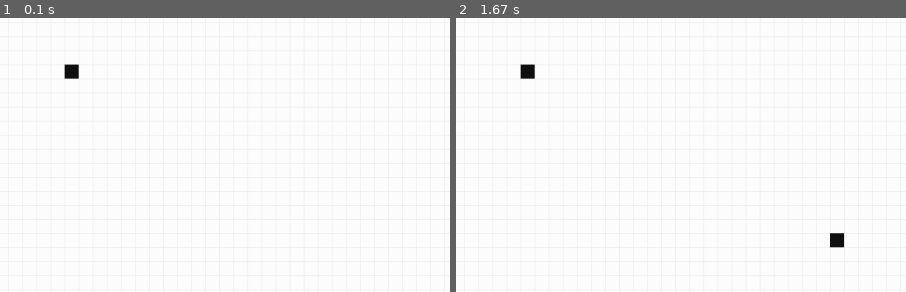
Above: before the commit, frames 1-2 (left to right).
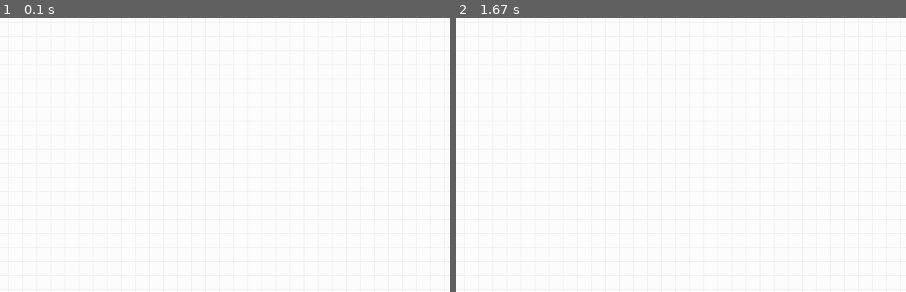
Above: after the commit, the same moments.

Repository: SchArthur/py_game_of_life
Game: pygame game, started from life.py
Two runs of this game, one before a commit and one after it. Both use one fixed random seed, a clock stepped at 60 frames per second and the inputs below.
Inputs (mouse positions are % of the whole screen's width and height, from its top left):
- Up to frame 1 (0.1 s): no input
- Up to frame 2 (1.67 s): tap Space at 0.33 s; click (50, 57) at 0.72 s
The pictures show only the part of the screen within x 8-58%, y 17-67%; the shares and areas given below are measured in that part.
The window is 900x506 before the commit and 900x548 after it. Grey fills any space a smaller window leaves; there, only what the larger window draws over its background counts as a difference.

The runs differ from the first frame. In frame 1, 0.2% of the frame differs, in the area x 14-18%, y 16-23%; in frame 2, 0.4%, in the area x 14-87%, y 16-84%.

Commit message:
ajout des conditions du jeu de la vie

Diff:
--- a/cell.py
+++ b/cell.py
@@ -1,9 +1,67 @@
 import pygame
 
+class cellGrid:
+    def __init__(self, width, height,tilesize):
+        self.cell_list = {}
+        for i in range(width//tilesize):
+            for j in range(height//tilesize):
+                self.cell_list[str(str(i) + ',' + str(j))] = newCell((i,j), False)
+    def returnList(self):
+        return self.cell_list
+
+    def UpdateAll(self):
+        for key in self.cell_list:
+            self.Update(self.cell_list[key])
+        for key in self.cell_list:
+            if self.cell_list[key].willDie:
+                self.cell_list[key].isAlive = False
+                self.cell_list[key].willDie = False
+            if self.cell_list[key].willLive:
+                self.cell_list[key].isAlive = True
+                self.cell_list[key].willLive = False
+
+    def Update(self, cell):
+        neighboorsAlive = 0
+        cell_pos = cell.getCoords()
+        for i in range(-1,2):
+            for j in range(-1,2):
+                if ((i != 0) or (j != 0)):
+                    try:
+                        if self.cell_list[str(str(i + cell_pos[0]) + ',' + str(j + cell_pos[1]))].isAlive:
+                            neighboorsAlive += 1
+                    except:
+                        neighboorsAlive +=0
+
+        # LIFE RULES
+        if cell.isAlive:
+            if neighboorsAlive < 2:
+                cell.willDie = True
+            elif 2 <= neighboorsAlive <= 3:
+                cell.willDie = False
+            elif neighboorsAlive > 3:
+                cell.willDie = True
+        else:
+            if neighboorsAlive == 3:
+                cell.willLive = True
+
 class newCell:
-    def __init__(self, coords) -> None:
+    def __init__(self, coords, isAlive):
+        self.willDie = False
+        self.willLive = False
         self.coords = coords
-        pass
+        self.isAlive = isAlive
+
     def draw(self, screen, tileSize, color = '#111111'):
-        cell_rect = pygame.Rect(self.coords[0]*tileSize, self.coords[1]*tileSize, tileSize, tileSize)
-        pygame.draw.rect(screen, color, cell_rect)
+        if self.isAlive:
+            cell_rect = pygame.Rect(self.coords[0]*tileSize, self.coords[1]*tileSize, tileSize, tileSize)
+            pygame.draw.rect(screen, color, cell_rect)
+
+    def getCoords(self):
+        return self.coords
+
+    def getViaPos(self, pos):
+        if pos == self.coords:
+            return self
+
+    def changeStatus(self) -> tuple:
+        self.isAlive = not self.isAlive
--- a/grid.py
+++ b/grid.py
@@ -2,6 +2,7 @@
 
 class Grid:
     def __init__(self, X, Y, tileSize) -> None:
+        self.matrice = []
         self.tileSize = tileSize
         self.sizeX = X
         self.sizeY = Y
--- a/life.py
+++ b/life.py
@@ -1,25 +1,29 @@
 import pygame
 from grid import Grid
-from cell import newCell
+from cell import *
 
 size_x = 1280
-size_y = 720
+size_y = 780
 
 tilesize = 20
 
-cell_list = []
+
 
 class newGame:
-    def __init__(self) -> None:
+    def __init__(self, gameSpeed = 100) -> None:
         pygame.init()
+        self.gameSpeed = gameSpeed
         self.running = True
+        self.autoPlay = False
         self.grd = Grid(size_x, size_y, tilesize)
-        self.cell = newCell((10,10))
+        self.CellGrid = cellGrid(size_x, size_y, tilesize)
+        self.cell_list = self.CellGrid.returnList()
         self.run()
 
     def run(self):
         screen = pygame.display.set_mode((size_x, size_y))
         clock = pygame.time.Clock()
+        next_move = 0
 
         while self.running:
             # poll for events
@@ -30,26 +34,38 @@
                 if event.type == pygame.KEYDOWN:
                     if event.key == pygame.K_ESCAPE:
                         self.running = False
+                    if event.key == pygame.K_SPACE:
+                        self.autoPlay = not self.autoPlay
+
                 if event.type == pygame.MOUSEBUTTONDOWN:
                     pos = pygame.mouse.get_pos()
-                    print("mouse_pos:", pos)
                     mouse_click_coords = (pos[0]//tilesize,pos[1]//tilesize)
-                    cell_list.append(newCell(mouse_click_coords))
+                    cell_key = str(str(mouse_click_coords[0]) + ',' + str(mouse_click_coords[1]))
+                    self.cell_list[cell_key].changeStatus()
 
+
+            if self.autoPlay:
+                self.cell_color = '#111111'
+                next_move += dt
+                if next_move > 0:
+                    self.CellGrid.UpdateAll()
+                    next_move = -self.gameSpeed
+            else:
+                self.cell_color = '#999999'
             # fill the screen with a color to wipe away anything from last frame
             screen.fill("white")
             self.grd.draw(screen)
-            for elt in cell_list:
-                elt.draw(screen,tilesize)
-            self.cell.draw(screen, tilesize)
+            for key in self.cell_list:
+                self.cell_list[key].draw(screen, tilesize, self.cell_color)
 
             # RENDER YOUR GAME HERE
+
 
 
             # flip() the display to put your work on screen
             pygame.display.flip()
 
-            clock.tick(60)  # limits FPS to 60
+            dt = clock.tick(60)  # limits FPS to 60
 
         pygame.quit()
 
